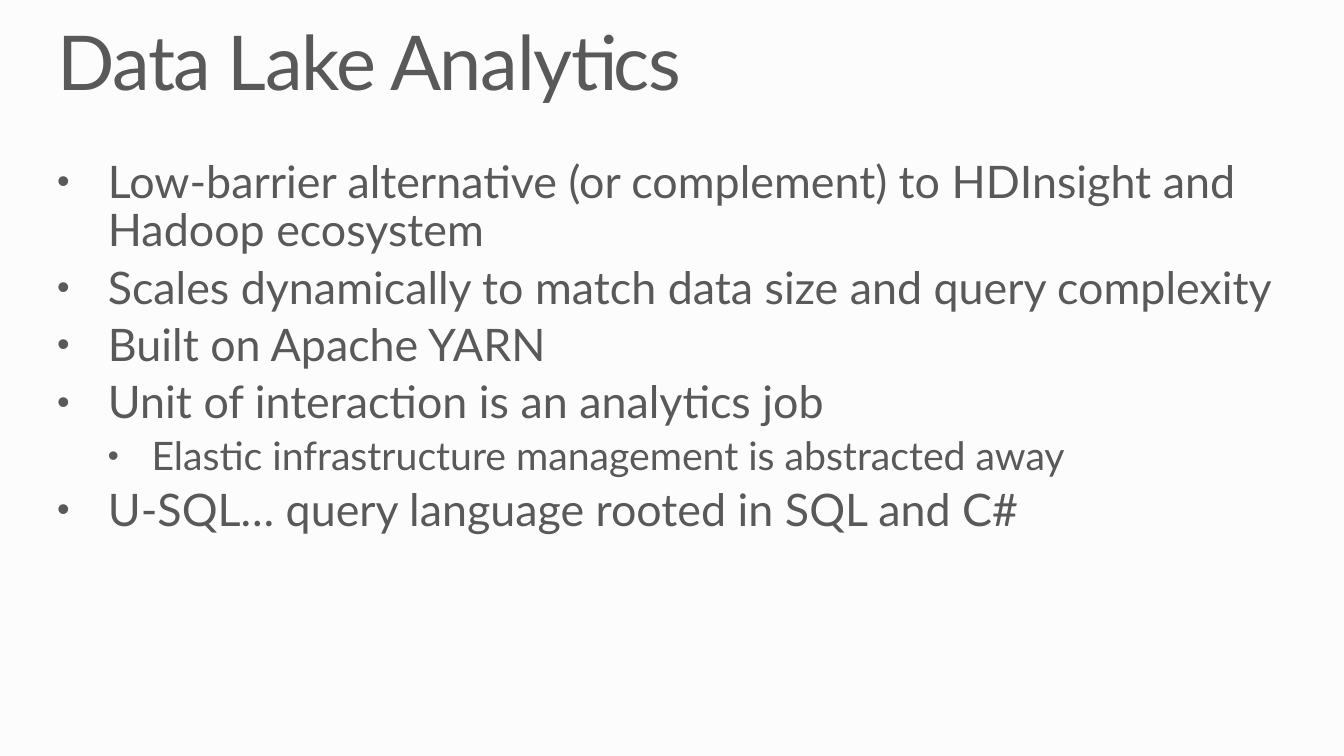
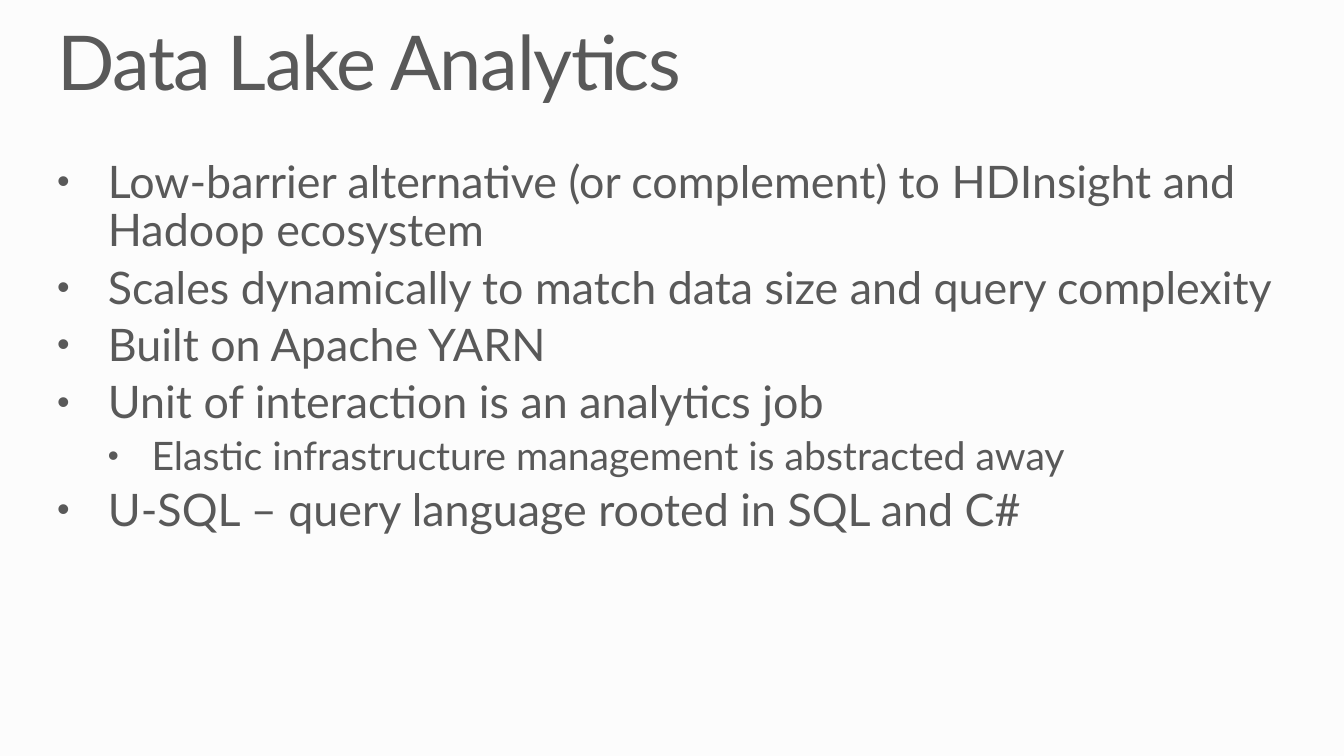
Before and after one commit to MSRConnections/Azure-training-course, a slide deck: slide 8 of Content/Data Lake/Azure Data Lake.pptx. Drawn at 1344x756 pixels with LibreOffice and Linux fonts; fonts in the diff are those of the drawing; background and template pictures are left out. Boxes give left, top, right and bottom in pixels: in the first picture for what was removed or moved away, otherwise in the second. Text is boxed around its words. In the diff, an @@ line names an element or a change of style, - is before the commit and + after.

Commit message:
Updated Data Lake slides

```diff
--- a/Content/Data Lake/Azure Data Lake.pptx
+++ b/Content/Data Lake/Azure Data Lake.pptx
@@ text at [108, 493, 1021, 534]: text changed @@
-• U-SQL… query language rooted in SQL and C#
+• U-SQL – query language rooted in SQL and C#
```
Also in this commit, not shown: 3 other slides changed.
